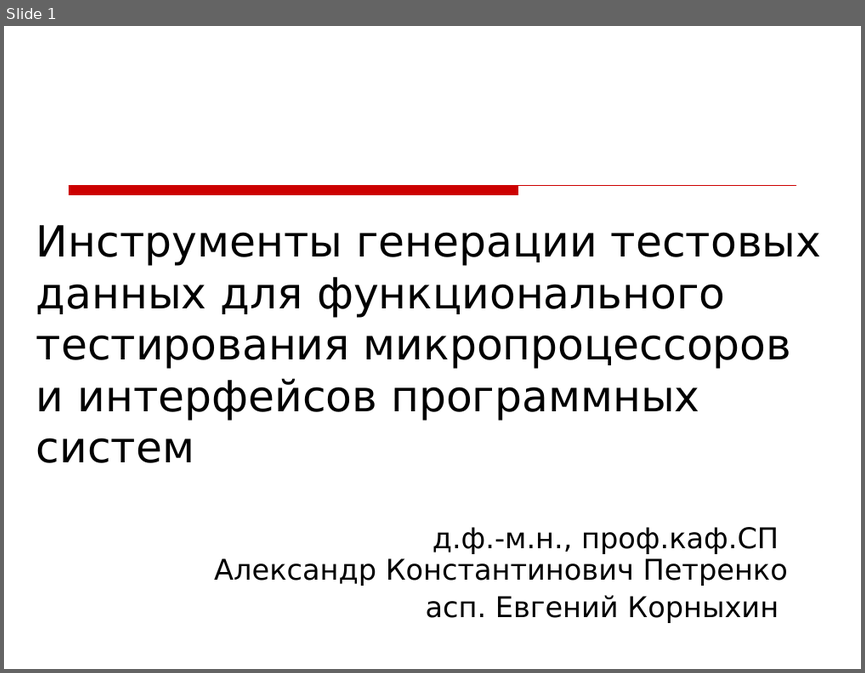
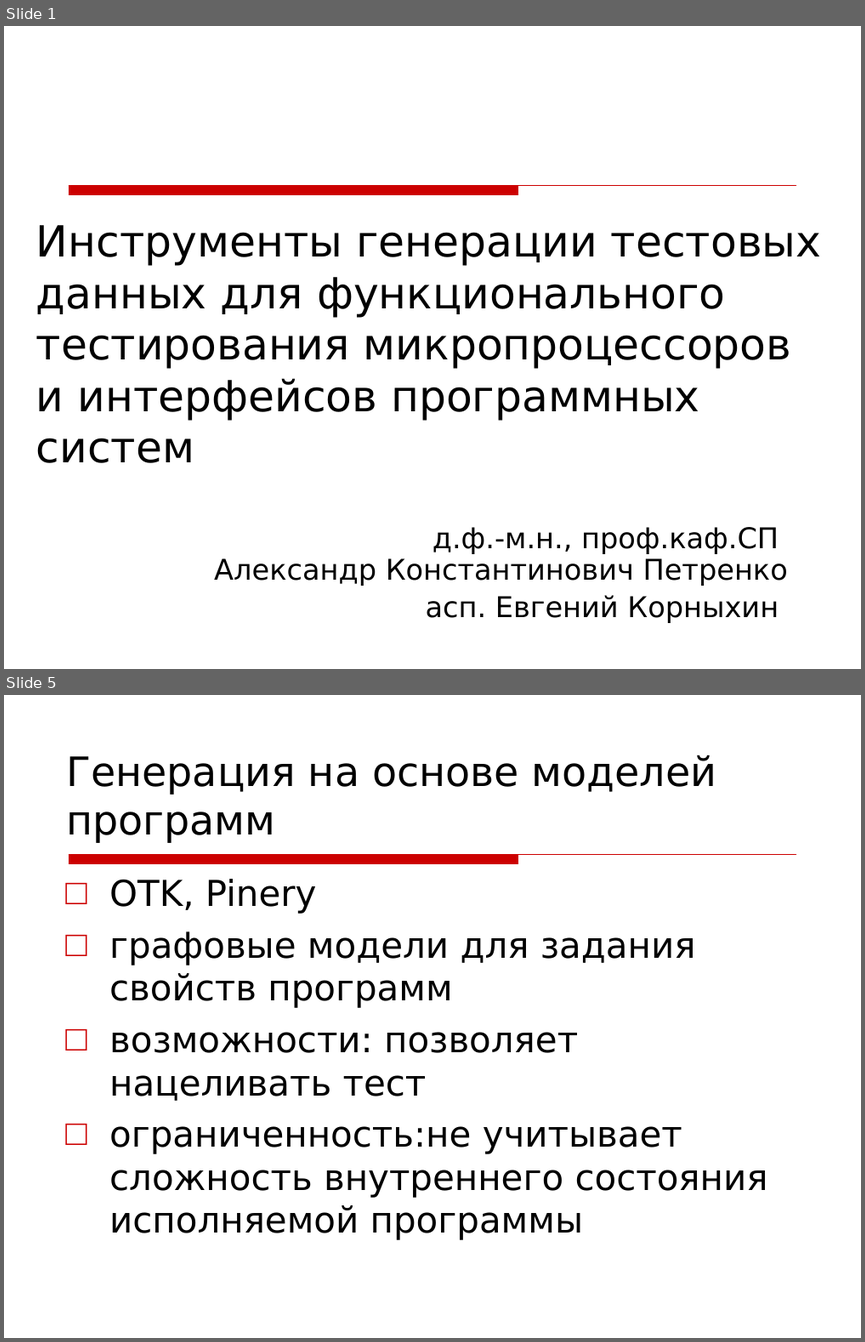
Before and after one commit to kornevgen/tesla-project, a slide deck: papers/unpublished/Tihonov09/tikh-slides.ppt. Shown one above the other, each under a label of ours: slide 1 before the commit, slides 1 and 5 after it; the slides between them are not shown. The pictures are 865x673 and 865x1342 pixels, drawn with LibreOffice and Linux fonts; fonts in the diff are those of the drawing; background and template pictures are left out. Boxes give left, top, right and bottom in pixels: in the first picture for what was removed or moved away, otherwise in the second. Text is boxed around its words. In the diff, an @@ line names an element or a change of style, - is before the commit and + after.

```diff
--- a/papers/unpublished/Tihonov09/tikh-slides.ppt
+++ b/papers/unpublished/Tihonov09/tikh-slides.ppt
@@ slide 5 added at box(4, 695, 861, 1338), background picture (left out); not listed: 1 template element that a slide beside it also shows @@
@@ title added at box(66, 755, 716, 843), 34 pt, text #000000 @@
+Генерация на основе моделей программ
@@ text added at box(109, 879, 768, 1240), 30 pt, text #000000 @@
+□ OTK, Pinery
+□ графовые модели для задания свойств программ
+□ возможности: позволяет нацеливать тест
+□ ограниченность:не учитывает сложность внутреннего состояния исполняемой программы
```
Also in this commit, not shown: 4 slides changed, 11 other slides added, 4 slides removed.
